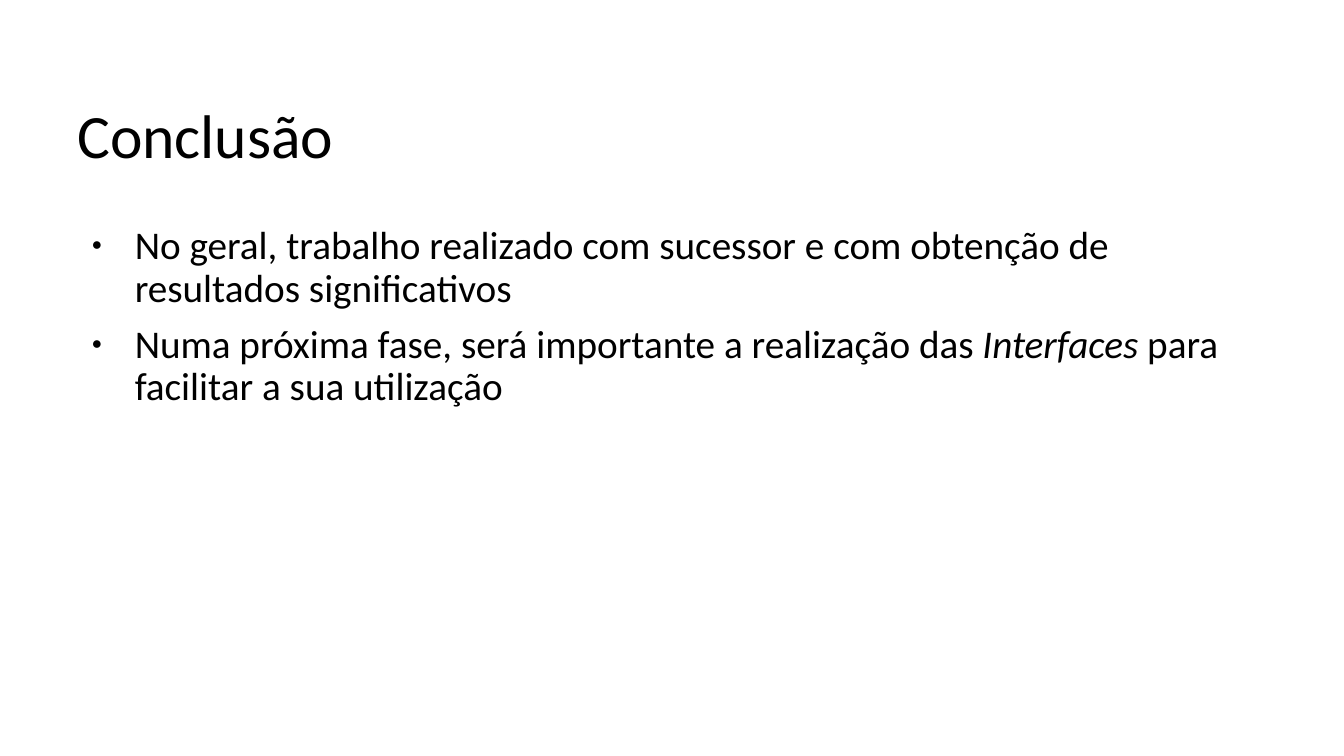
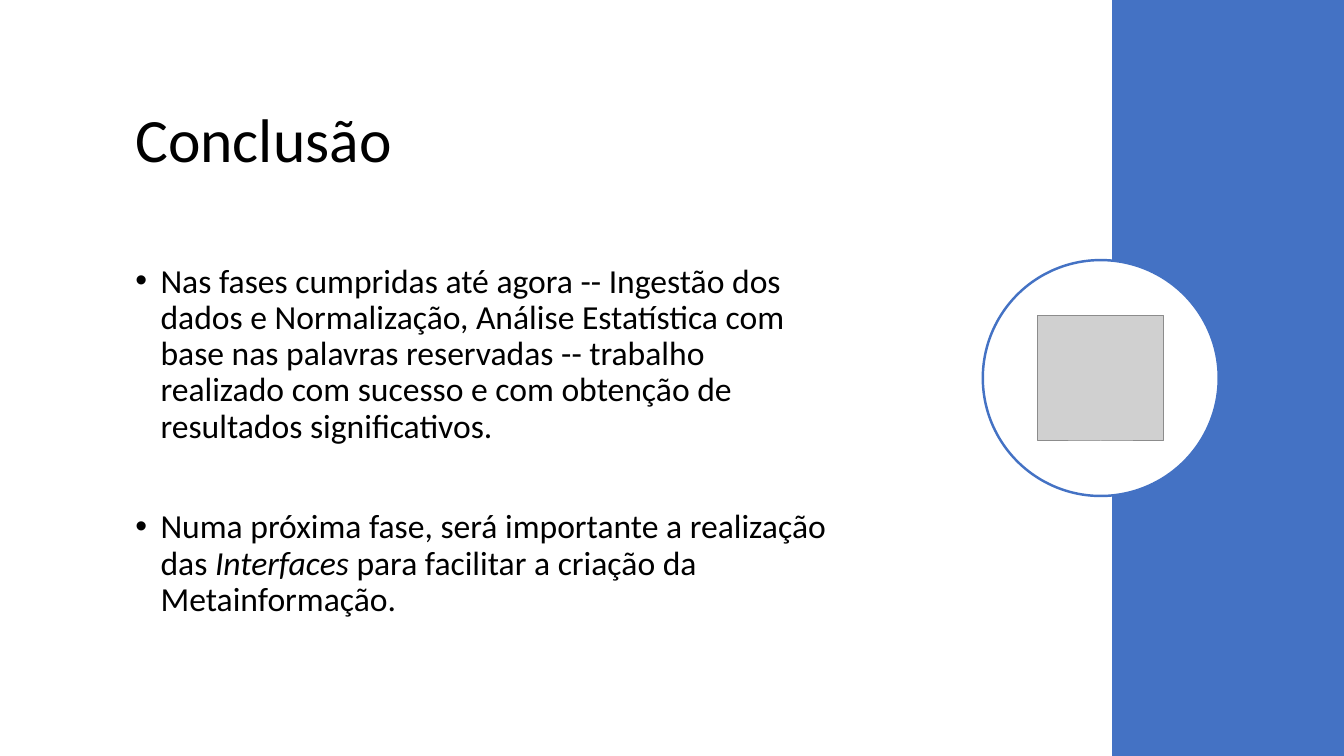
Before and after one commit to BrunoCarvalho017/LEI, a slide deck: slide 13 of Apresentacao/apr1.pptx (slide 11 before the commit). Drawn at 1344x756 pixels with LibreOffice and Linux fonts; fonts in the diff are those of the drawing; grey boxes stand for pictures. Boxes give left, top, right and bottom in pixels: in the first picture for what was removed or moved away, otherwise in the second. Text is boxed around its words. In the diff, an @@ line names an element or a change of style, - is before the commit and + after.

```diff
--- a/Apresentacao/apr1.pptx
+++ b/Apresentacao/apr1.pptx
@@ rectangle added at bbox=[1112, 0, 1344, 756], fill #4472C4 @@
@@ title "Conclusão": place and size @@
-title "Conclusão" at bbox=[77, 115, 333, 159]
+title "Conclusão" at bbox=[135, 119, 391, 163]
@@ text "Nas fases cumpridas até agora ..." at bbox=[161, 269, 826, 617]: vertical alignment top to middle @@
@@ text at bbox=[161, 269, 826, 617]: text changed; size 28 to 24 pt @@
-● No geral, trabalho realizado com sucessor e com obtenção de resultados significativos
-● Numa próxima fase, será importante a realização das Interfaces para facilitar a sua utilização
+• Nas fases cumpridas até agora -- Ingestão dos dados e Normalização, Análise Estatística com base nas palavras reservadas -- trabalho realizado com sucesso e com obtenção de resultados significativos.
+• Numa próxima fase, será importante a realização das Interfaces para facilitar a criação da Metainformação.
@@ ellipse added at bbox=[983, 260, 1219, 496], fill #FFFFFF, outline #4472C4 1.75 pt @@
@@ picture added at bbox=[1038, 316, 1165, 442] @@
```
Also in this commit, not shown: 7 other slides changed, 5 slides added, 3 slides removed, 6 other files.
